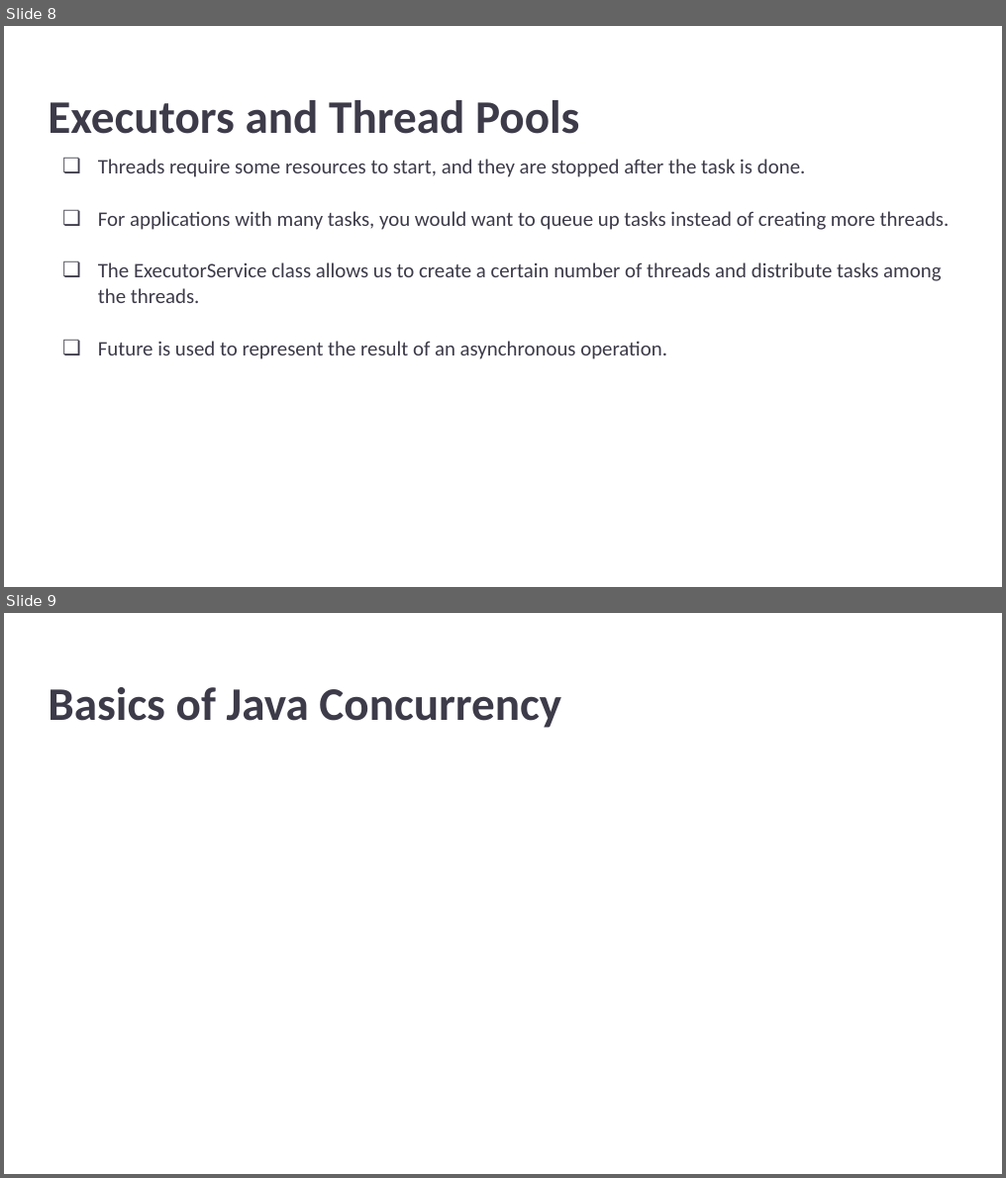
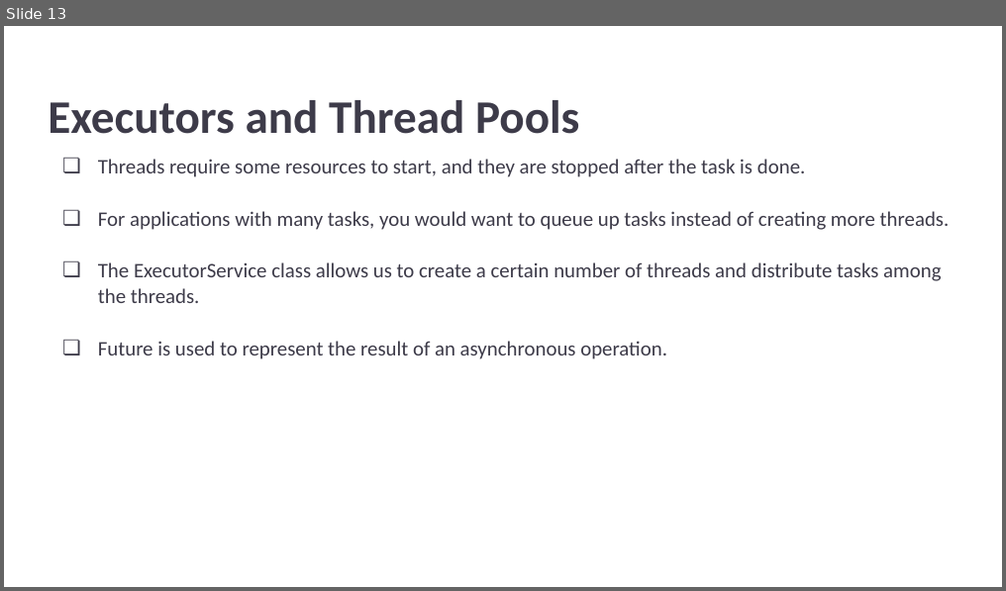
Before and after one commit to ankit741/java-performance-issues, a slide deck: src/main/resources/Java Performance & Concurrency_ A Deep Dive.pptx. Shown one above the other, each under a label of ours: slides 8 and 9 before the commit, slide 13 after it. The pictures are 1006x1178 and 1006x591 pixels, drawn with LibreOffice and Linux fonts; fonts in the diff are those of the drawing. Boxes give left, top, right and bottom in pixels: in the first picture for what was removed or moved away, otherwise in the second. Text is boxed around its words. In the diff, an @@ line names an element or a change of style, - is before the commit and + after.

Commit message:
java perf changes

```diff
--- a/src/main/resources/Java Performance & Concurrency_ A Deep Dive.pptx
+++ b/src/main/resources/Java Performance & Concurrency_ A Deep Dive.pptx
@@ slide 9 removed at (4,613,1002,1174), background #FFFFFF @@
@@ title removed at (48,687,561,728) @@
-Basics of Java Concurrency
@@ what was slide 8 is now slide 13 @@
```
Also in this commit, not shown: 1 slide changed, 10 slides added, 1 other slide removed, 8 other files.
